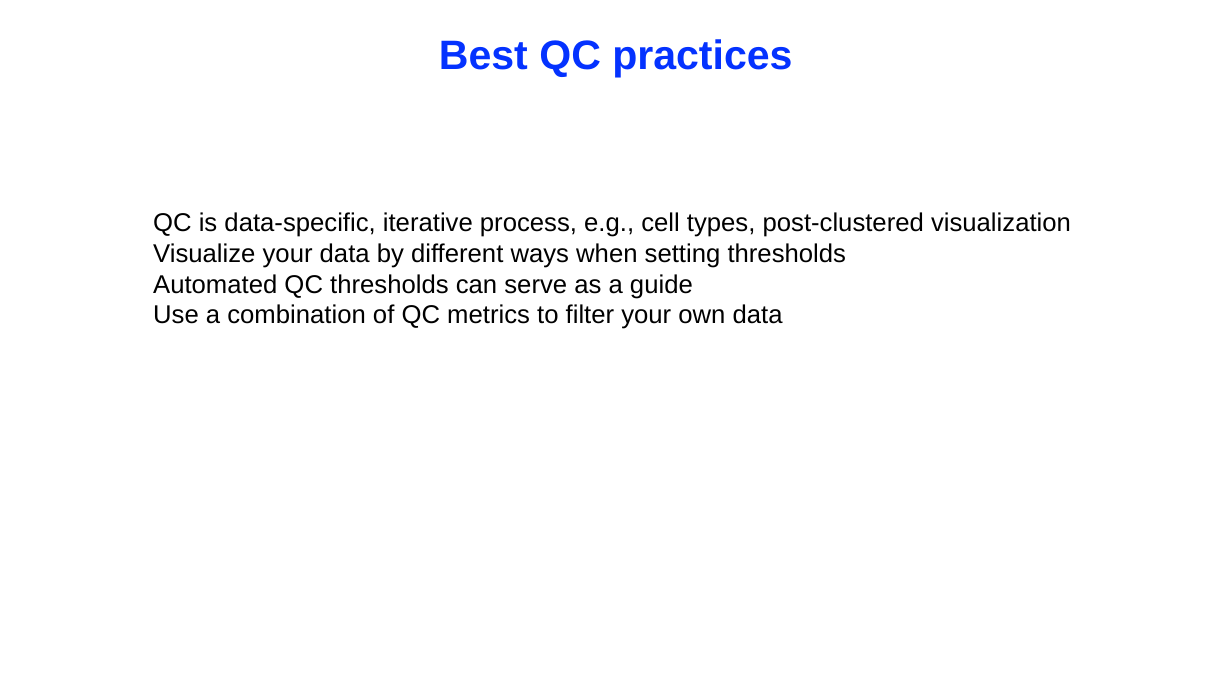
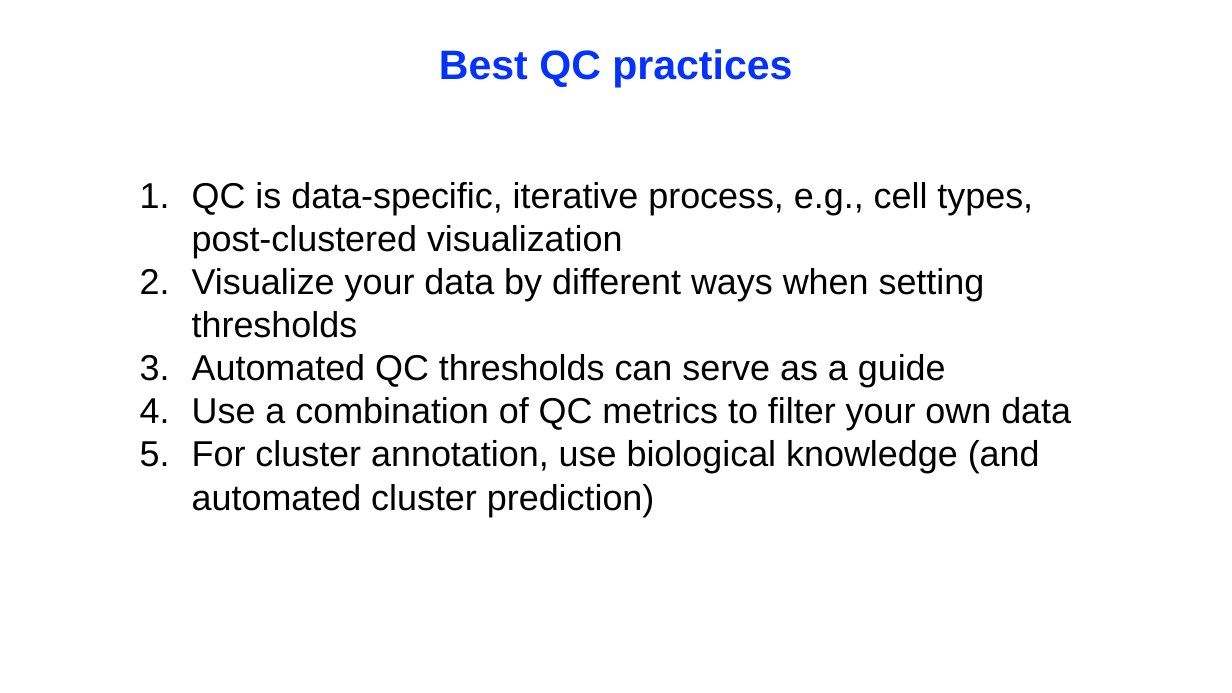
Before and after one commit to denvercal1234GitHub/learntoRfromNothing, a slide deck: slide 6 of 2022Nov11_IntroToSeuratWorkshop_QNN/2022Nov11_IntroToSeuratWorkshop_QNN.pptx. Drawn at 1232x693 pixels with LibreOffice and Linux fonts; fonts in the diff are those of the drawing. Boxes give left, top, right and bottom in pixels: in the first picture for what was removed or moved away, otherwise in the second. Text is boxed around its words. In the diff, an @@ line names an element or a change of style, - is before the commit and + after.

```diff
--- a/2022Nov11_IntroToSeuratWorkshop_QNN/2022Nov11_IntroToSeuratWorkshop_QNN.pptx
+++ b/2022Nov11_IntroToSeuratWorkshop_QNN/2022Nov11_IntroToSeuratWorkshop_QNN.pptx
@@ text "Best QC practices": place and size @@
-text "Best QC practices" at (439, 39, 792, 77)
+text "Best QC practices" at (439, 49, 792, 88)
@@ text "QC is data-specific, iterative process, ...": place and size @@
-text "QC is data-specific, iterative process, ..." at (153, 212, 1071, 329)
+text "QC is data-specific, iterative process, ..." at (192, 182, 1071, 517)
@@ text at (192, 182, 1071, 430): size 20 to 28 pt in "QC is data-specific, iterative process, e.g., cell ...", "Visualize your data by different ways when ...", "Automated QC thresholds can serve as a ...", "Use a combination of QC metrics to ..."; bullet none to 1. @@
@@ text at (192, 440, 1040, 517): paragraph added @@
+5. For cluster annotation, use biological knowledge (and automated cluster prediction)
```
Also in this commit, not shown: 2 other slides changed, 1 other file.
